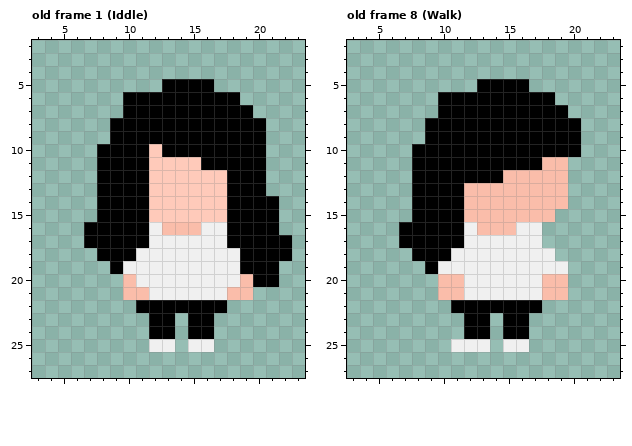
Two states of a pixel-art file, Assets/Sprites/You.aseprite. The first picture shows the starting point.
30x30 pixels, 15 frames. Colours within 5 levels of each other are drawn and written as one. Shown: old frame 1 (Iddle): x 3..23, y 2..27; old frame 8 (Walk): x 3..23, y 2..27. The commit also changed other frames, which this record leaves out.
Now the later version:
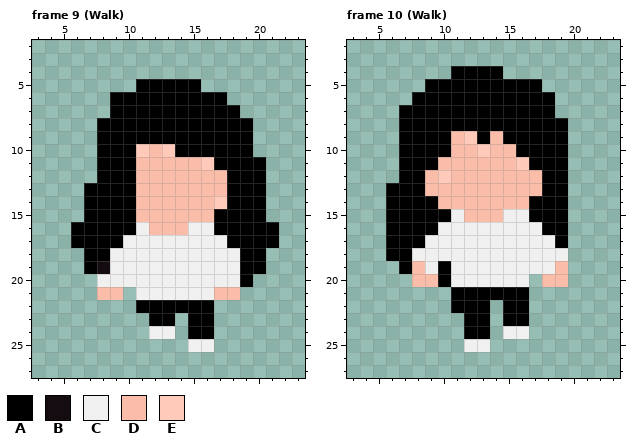
Palette (. is transparent): A #000000  B #140c11  C #f0f0f0  D #fabdaa  E #ffcaba
A new or re-ordered frame is compared with the old frame closest to it.
From old to new:
frames 15 -> 31
--- frame 9 (Walk) is new; against old frame 1 (Iddle)
@@ x 3..23 @@
  4 .....................
- 5 ..........AAAA.......
- 6 .......AAAAAAAAA.....
- 7 .......AAAAAAAAAA....
- 8 ......AAAAAAAAAAAA...
- 9 ......AAAAAAAAAAAA...
-10 .....AAAAEAAAAAAAA...
-11 .....AAAAEEEEAAAAA...
-12 .....AAAAEEEEEEAAA...
-13 .....AAAAEEEEEEAAA...
-14 .....AAAAEEEEEEAAAA..
-15 .....AAAAEEEEEEAAAA..
-16 ....AAAAACDDDCCAAAA..
-17 ....AAAAACCCCCCAAAAA.
-18 .....AAACCCCCCCCAAAA.
-19 ......ACCCCCCCCCAAA..
-20 .......DCCCCCCCCDAA..
-21 .......DDCCCCCCDD....
-22 ........AAAAAAA......
+ 5 ........AAAAA........
+ 6 ......AAAAAAAAA......
+ 7 ......AAAAAAAAAA.....
+ 8 .....AAAAAAAAAAAA....
+ 9 .....AAAAAAAAAAAA....
+10 .....AAAEDEAAAAAA....
+11 .....AAADDDDDEAAAA...
+12 .....AAADDDDDDDAAA...
+13 ....AAAADDDDDDDAAA...
+14 ....AAAADDDDDDEAAA...
+15 ....AAAADDDDDDAAAA...
+16 ...AAAAACDDDCCAAAAA..
+17 ...AAAACCCCCCCCAAAA..
+18 ....AACCCCCCCCCCAA...
+19 ....ABCCCCCCCCCCAA...
+20 .....CCCCCCCCCCCA....
+21 .....DD.CCCCCCDD.....
+22 ........AAAAAA.......
 23 .........AA.AA.......
-24 .........AA.AA.......
-25 .........CC.CC.......
+24 .........CC.AA.......
+25 ............CC.......
 26 .....................
--- frame 10 (Walk) is new; against old frame 8 (Walk)
@@ x 3..23 @@
  3 .....................
- 4 .....................
- 5 ..........AAAA.......
- 6 .......AAAAAAAAA.....
- 7 .......AAAAAAAAAA....
- 8 ......AAAAAAAAAAAA...
- 9 ......AAAAAAAAAAAA...
-10 .....AAAAAAAAAAAAA...
-11 .....AAAAAAAAAADD....
-12 .....AAAAAAADDDDD....
-13 .....AAAADDDDDDDD....
-14 .....AAAADDDDDDDD....
-15 .....AAAADDDDDDD.....
-16 ....AAAAACDDDCC......
-17 ....AAAAACCCCCC......
-18 .....AAACCCCCCCC.....
-19 ......ACCCCCCCCCC....
-20 .......DDCCCCCCDD....
-21 .......DDCCCCCCDD....
-22 ........AAAAAAA......
+ 4 ........AAAA.........
+ 5 ......AAAAAAAAA......
+ 6 .....AAAAAAAAAAA.....
+ 7 ....AAAAAAAAAAAA.....
+ 8 ....AAAAAAAAAAAAA....
+ 9 ....AAAADEADAAAAA....
+10 ....AAAADDEDDAAAA....
+11 ....AAADDDDDDEAAA....
+12 ....AADEDDDDDDDAA....
+13 ...AAADDDDDDDDDAA....
+14 ...AAAADDDDDDDAAA....
+15 ...AAAAACDDDCCAAA....
+16 ...AAAACCCCCCCCAA....
+17 ...AAACCCCCCCCCCA....
+18 ...AACCCCCCCCCCCC....
+19 ....ADCACCCCCCCCD....
+20 .....DDACCCCCC.DD....
+21 ........AAAAAA.......
+22 ........AAA.AA.......
 23 .........AA.AA.......
-24 .........AA.AA.......
-25 ........CCC.CC.......
+24 .........AA.CC.......
+25 .........CC..........
 26 .....................
Where, in picture pixels (left, top, right, bottom), the same in both pictures:
changed: (71, 79, 292, 352)
changed: (386, 66, 581, 352)
